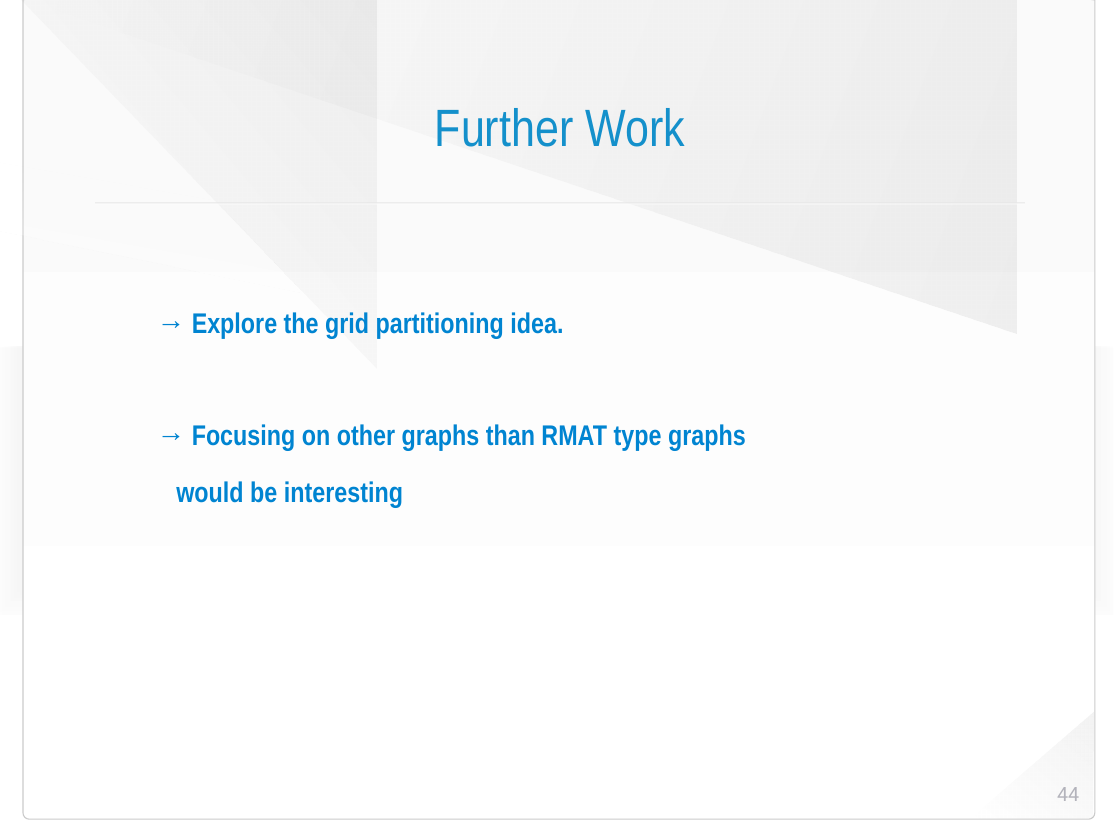
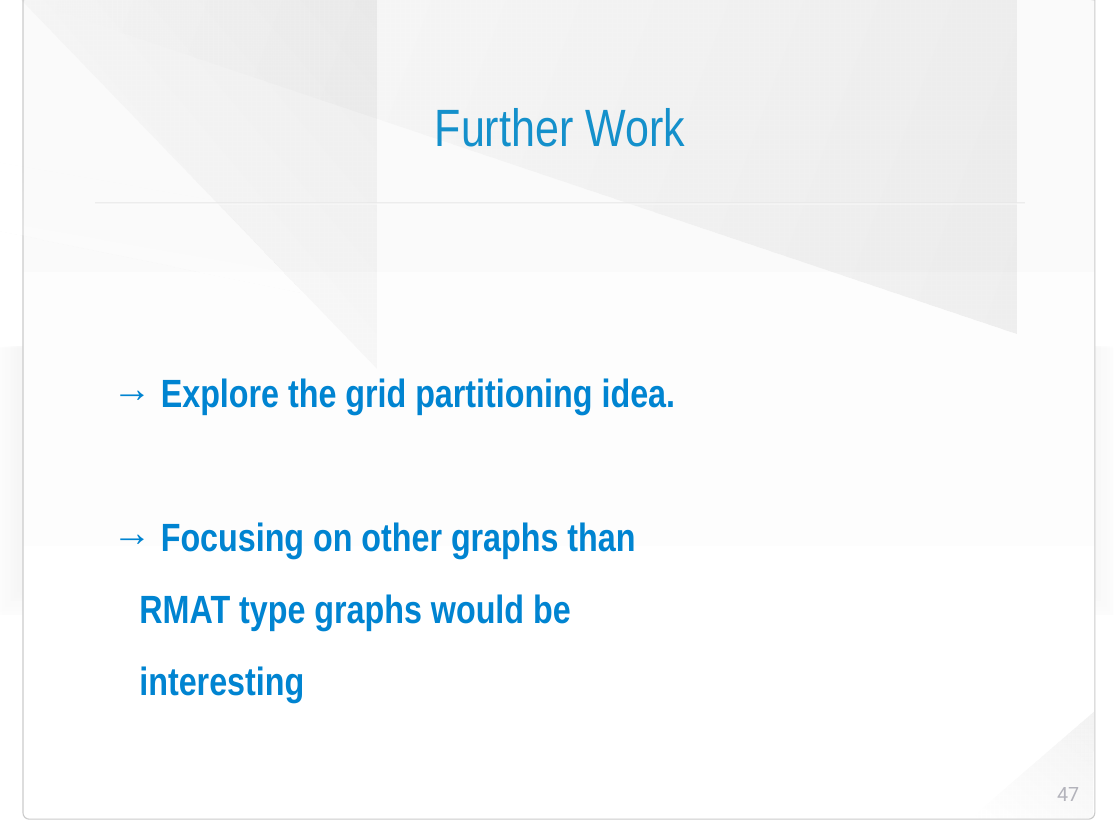
Before and after one commit to HaprianVlad/chaos, a slide deck: slide 47 of presentation.odp (slide 44 before the commit). Drawn at 1120x840 pixels with LibreOffice and Linux fonts; fonts in the diff are those of the drawing; background and template pictures are left out. Boxes give left, top, right and bottom in pixels: in the first picture for what was removed or moved away, otherwise in the second. Text is boxed around its words. In the diff, an @@ line names an element or a change of style, - is before the commit and + after.

```diff
--- a/presentation.odp
+++ b/presentation.odp
@@ text at bbox=[161, 378, 676, 415]: size 26 to 36 pt in "→ Explore the grid partitioning idea." @@
@@ text at bbox=[139, 522, 635, 704]: text changed; size 26 to 36 pt @@
-→ Focusing on other graphs than RMAT type graphs
-would be interesting
+→ Focusing on other graphs than
+RMAT type graphs would be
+interesting
@@ page number at bbox=[1057, 787, 1079, 801]: text changed @@
-44
+47
```
Also in this commit, not shown: 31 other slides changed, 6 slides added, 1 slide removed, 4 other files.
